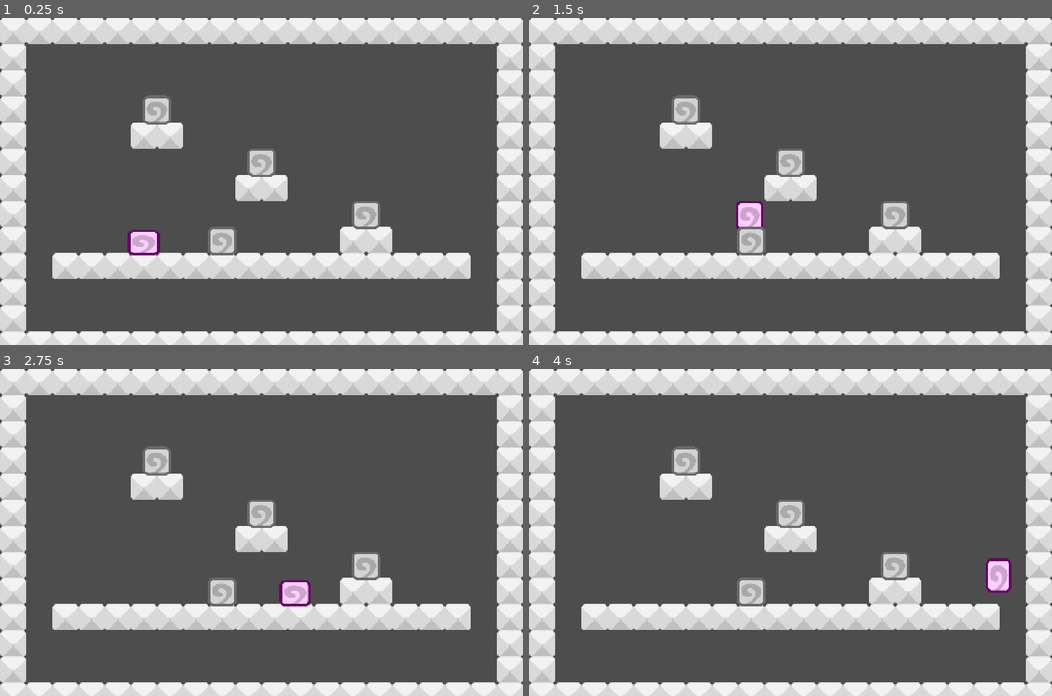
Above: before the commit, frames 1-4 (two rows, left to right).
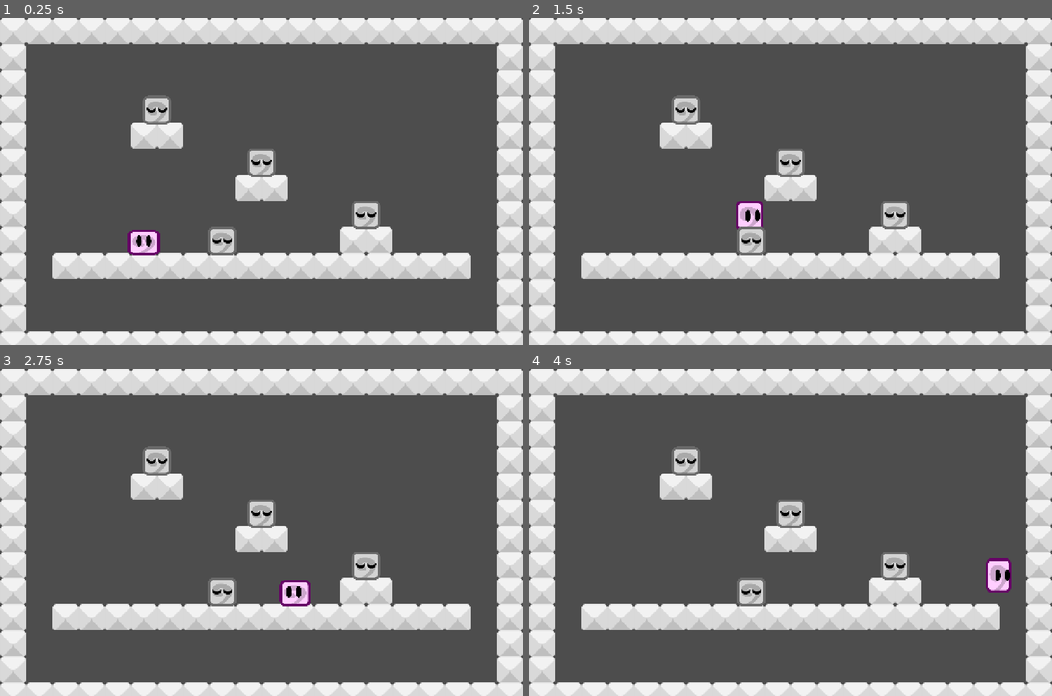
Above: after the commit, the same moments.

Repository: nightkolo/MashmellowDemo
Game: Godot game, scene res://scenes/playground/test_area_1.tscn
Two runs of this game, one before a commit and one after it. Both use one fixed random seed, a clock stepped at 60 frames per second and the inputs below.
Inputs:
- Up to frame 1 (0.25 s): no input
- Up to frame 2 (1.5 s): hold Right (move_right) from 0.53 s (still down); tap Up (move_jump) at 0.6, 0.77, 1.07 s; tap X (move_mash) at 1.35 s
- Up to frame 3 (2.75 s): tap Up (move_jump) at 1.52, 1.55, 1.82, 2.3 s; release Right (move_right) at 2.03 s; hold Left (move_left) from 2.03 s (still down); hold Z (move_unmash) from 2.03 s (still down)
- Up to frame 4 (4 s): release Left (move_left) at 2.78 s; release Z (move_unmash) at 2.78 s; hold Right (move_right) from 2.78 s (still down); tap Up (move_jump) at 2.85, 3.02, 3.32, 3.77, 3.8 s; hold X (move_mash) from 3.53 s (still down)

The runs differ from the first frame. In frame 1, 0.2% of the frame differs, in the area x 26-72%, y 27-70%; in frame 2, 0.2%; in frame 3, 0.2%, in the area x 28-72%, y 27-70%; in frame 4, 0.2%.

Commit message:
Added sprite eyes

Diff:
--- a/src/scenes/objects/block_mashed_1x1.tscn
+++ b/src/scenes/objects/block_mashed_1x1.tscn
@@ -4,6 +4,7 @@
 [ext_resource type="Script" uid="uid://bgc37b0mpxwv3" path="res://scripts/objects/block_mashed.gd" id="2_lydfl"]
 [ext_resource type="PackedScene" uid="uid://krw76abox8r3" path="res://scenes/game/block_detector.tscn" id="3_hgre5"]
 [ext_resource type="Texture2D" uid="uid://bsji6bkbccpc8" path="res://assets/objects/block-white-01.png" id="4_7kr8c"]
+[ext_resource type="Texture2D" uid="uid://dwkdg7wxabl4p" path="res://assets/objects/block-eyes-01.png" id="4_lydfl"]
 [ext_resource type="Script" uid="uid://bd6gly6surqfe" path="res://scripts/objects/block_mash.gd" id="5_f4hh5"]
 
 [sub_resource type="RectangleShape2D" id="RectangleShape2D_jiy0s"]
@@ -21,6 +22,12 @@
 scale = Vector2(0.5, 0.5)
 texture = ExtResource("4_7kr8c")
 
+[node name="Eyes" type="Node2D" parent="." unique_id=358706038]
+
+[node name="Sprite2D" type="Sprite2D" parent="Eyes" unique_id=388031203]
+scale = Vector2(0.5, 0.5)
+texture = ExtResource("4_lydfl")
+
 [node name="BlockDetect" parent="." unique_id=754251529 instance=ExtResource("3_hgre5")]
 
 [node name="MashBlock" type="Area2D" parent="." unique_id=652902660]
--- a/src/scenes/objects/block_mashed_1x2.tscn
+++ b/src/scenes/objects/block_mashed_1x2.tscn
@@ -2,6 +2,7 @@
 
 [ext_resource type="Script" uid="uid://bgc37b0mpxwv3" path="res://scripts/objects/block_mashed.gd" id="2_jo7o3"]
 [ext_resource type="Texture2D" uid="uid://du7hfm2logsjq" path="res://assets/objects/block-white-1x2-01.png" id="2_wfio2"]
+[ext_resource type="Texture2D" uid="uid://dwkdg7wxabl4p" path="res://assets/objects/block-eyes-01.png" id="3_ka0jd"]
 [ext_resource type="PackedScene" uid="uid://krw76abox8r3" path="res://scenes/game/block_detector.tscn" id="4_84y5p"]
 [ext_resource type="Script" uid="uid://bd6gly6surqfe" path="res://scripts/objects/block_mash.gd" id="5_p1750"]
 
@@ -24,6 +25,13 @@
 scale = Vector2(0.5, 0.5)
 texture = ExtResource("2_wfio2")
 
+[node name="Eyes" type="Node2D" parent="." unique_id=119415306]
+position = Vector2(0, 32)
+
+[node name="Sprite2D" type="Sprite2D" parent="Eyes" unique_id=724720804]
+scale = Vector2(0.5, 0.5)
+texture = ExtResource("3_ka0jd")
+
 [node name="BlockDetect" parent="." unique_id=754251529 instance=ExtResource("4_84y5p")]
 position = Vector2(0, 32)
 
--- a/src/scenes/objects/block_unmashed_1x1.tscn
+++ b/src/scenes/objects/block_unmashed_1x1.tscn
@@ -2,6 +2,7 @@
 
 [ext_resource type="Script" uid="uid://madv71ijp5i3" path="res://scripts/objects/block_unmashed.gd" id="1_n48d1"]
 [ext_resource type="Shape2D" uid="uid://crhhqmr3wqyt5" path="res://resources/mashed_rectangle_shape_2d.tres" id="2_qkq5r"]
+[ext_resource type="Texture2D" uid="uid://cbyhro8uojy6a" path="res://assets/objects/block-eyes-02.png" id="3_4m1b3"]
 [ext_resource type="Texture2D" uid="uid://bsji6bkbccpc8" path="res://assets/objects/block-white-01.png" id="3_atpv5"]
 
 [node name="Unmashed" type="RigidBody2D" unique_id=1096808338]
@@ -16,6 +17,12 @@
 scale = Vector2(0.5, 0.5)
 texture = ExtResource("3_atpv5")
 
+[node name="Eyes" type="Node2D" parent="." unique_id=808718703]
+
+[node name="Sprite2D" type="Sprite2D" parent="Eyes" unique_id=896589209]
+scale = Vector2(0.75, 0.75)
+texture = ExtResource("3_4m1b3")
+
 [node name="CollisionShape2D" type="CollisionShape2D" parent="." unique_id=767633492]
 shape = ExtResource("2_qkq5r")
 
--- a/src/scenes/objects/block_unmashed_1x2.tscn
+++ b/src/scenes/objects/block_unmashed_1x2.tscn
@@ -2,6 +2,7 @@
 
 [ext_resource type="Script" uid="uid://madv71ijp5i3" path="res://scripts/objects/block_unmashed.gd" id="1_cg17m"]
 [ext_resource type="Texture2D" uid="uid://du7hfm2logsjq" path="res://assets/objects/block-white-1x2-01.png" id="2_onbp7"]
+[ext_resource type="Texture2D" uid="uid://cbyhro8uojy6a" path="res://assets/objects/block-eyes-02.png" id="3_cg17m"]
 
 [sub_resource type="RectangleShape2D" id="RectangleShape2D_cg17m"]
 size = Vector2(62, 124)
@@ -20,6 +21,13 @@
 scale = Vector2(0.5, 0.5)
 texture = ExtResource("2_onbp7")
 
+[node name="Eyes" type="Node2D" parent="." unique_id=774960741]
+
+[node name="Sprite2D" type="Sprite2D" parent="Eyes" unique_id=1096876944]
+position = Vector2(0, 32)
+scale = Vector2(0.75, 0.75)
+texture = ExtResource("3_cg17m")
+
 [node name="CollisionShape2D" type="CollisionShape2D" parent="." unique_id=767633492]
 shape = SubResource("RectangleShape2D_cg17m")
 
--- a/src/scripts/objects/block_mashed.gd
+++ b/src/scripts/objects/block_mashed.gd
@@ -12,9 +12,12 @@
 #@export var mashed_object_1x2: PackedScene
 
 @onready var block_detect: BlockDetector = $BlockDetect
+@onready var block: MashBlock = $MashBlock
+
+## For Anim
 @onready var sprite_node: Node2D = $SpriteNode
 @onready var sprite: Sprite2D = $SpriteNode/Sprite2D
-@onready var block: MashBlock = $MashBlock
+@onready var sprite_eyes: Sprite2D = $Eyes/Sprite2D
 
 var parent_player: Player
 var sprite_original_pos_y: float
--- a/src/scripts/objects/player.gd
+++ b/src/scripts/objects/player.gd
@@ -38,6 +38,7 @@
 
 var _pos_before_mash: Vector2
 var _has_mashed: bool
+var _last_velocity_y: float = 0.0
 
 
 func _ready() -> void:
@@ -157,9 +158,6 @@
 	velocity.y = -jump_height
 
 
-var _last_velocity_y: float = 0.0
-
-
 func _move(delta: float) -> void:
 	var was_on_floor: bool = is_on_floor()
 
@@ -228,6 +226,18 @@
 			block.sprite.scale = Vector2.ONE * 0.5
 
 
+func _animate() -> void:
+	for block: Mashed in child_blocks:
+		block.sprite_eyes.position = velocity / 50.0
+
+
+func _physics_process(delta: float) -> void:
+	if !GameLogic.is_checking_order_match:
+		_move(delta)
+	_state()
+	_animate()
+
+
 ### Anim
 var _tween_land: Tween
 
@@ -277,22 +287,13 @@
 			_tween_jump.tween_property(block.sprite, "scale", Vector2.ONE*0.5, 1.0)
 
 
-func _animate() -> void:
-	pass
-
-
-func _physics_process(delta: float) -> void:
-	if !GameLogic.is_checking_order_match:
-		_move(delta)
-	_state()
-	_animate()
-
 
 func _check_child_blocks() -> void:
 	if new_child_blocks.is_empty():
 		return
 
 	# TODO: Fix for 1x2 blocks
+	# There's issues probably
 
 	for i in range(1, new_child_blocks.size()):
 		if new_child_blocks[i].position == new_child_blocks[0].position:
Not shown, changed: misc/todo.md
